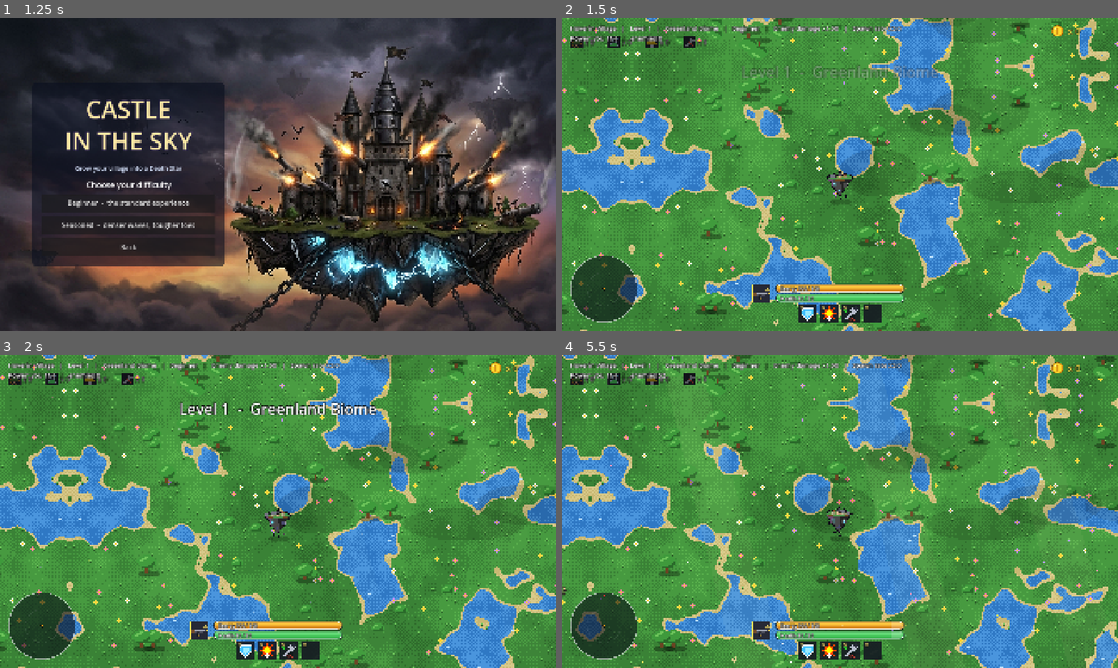
Above: before the commit, frames 1-4 (two rows, left to right).
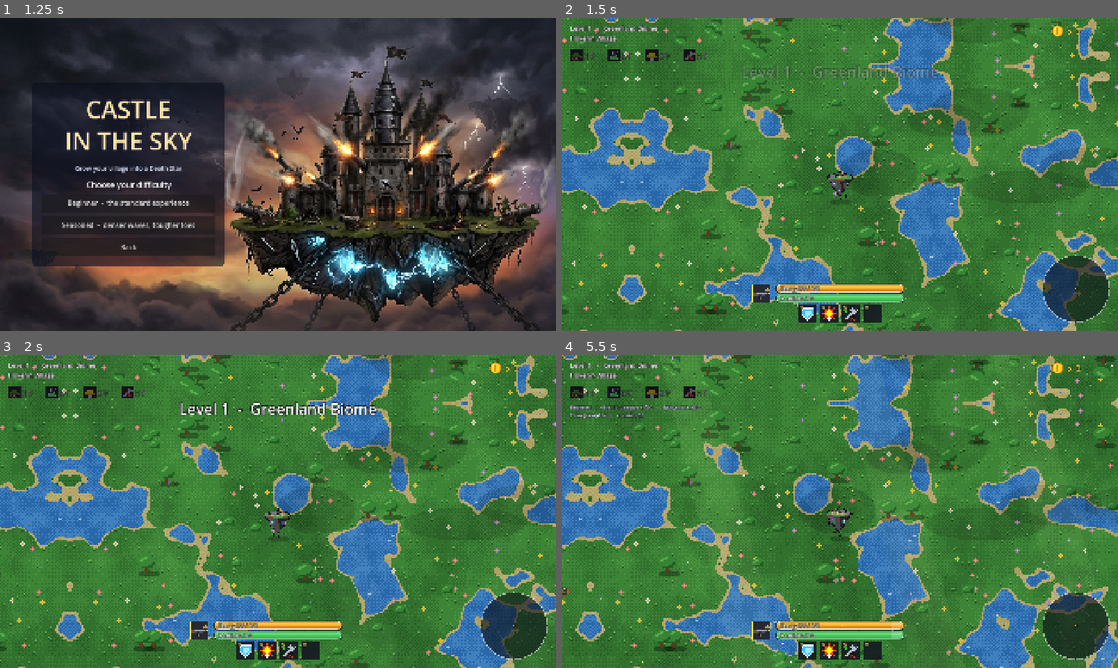
Above: after the commit, the same moments.

Repository: Felankor/adam2d
Game: Godot game, scene res://menu.tscn
The game is run twice, just before and just after one commit, with the same random seed, the same clock (stepped at 60 frames per second) and the same inputs.
Inputs (mouse positions are in pixels of both pictures, inside the frame that each line leads up to):
- Up to frame 1 (1.25 s): click "New Game" at 0.5 s
- Up to frame 2 (1.5 s): click "Beginner - the standard exper…" at 1.25 s
- Up to frame 3 (2 s): no input
- Up to frame 4 (5.5 s): move the mouse to (962, 495) at 2.02 s; hold D (move_right) 2.03-2.75 s; hold I (toggle_info, bound only after the commit) 2.03-2.75 s; click (962, 495) at 2.17 s; tap Tab (open_shop) at 2.27, 2.3, 2.57, 3.8, 5.27, 5.3 s; drag from (728, 527) to (812, 574) at 2.77 s; move the mouse to (895, 442) at 3.52 s; hold D (move_right) 3.53-4.25 s; hold I (toggle_info, bound only after the commit) 3.53-4.25 s; drag from (812, 574) to (673, 464) at 4.27 s; move the mouse to (1006, 558) at 5.02 s; hold A (move_left) from 5.03 s (still down); hold I (toggle_info, bound only after the commit) from 5.03 s (still down)

Frame 1 is identical in both runs. In frame 2, 27% of the frame differs, in the area x 0-100%, y 0-100%; in frame 3, 27%; in frame 4, 29%.

Commit message:
v0.25 Reworks
Laser Gun sound: the beam hit sound is now a soft, low tick instead of the harsh hit noise. One shot that crosses many mobs plays it at most every 80 ms, so it no longer stacks into a screech. I also made the Laser Gun’s fire sound lower and quieter, because its old 2200 Hz tone was very piercing.
Tanks: they now fire every 1.2 s instead of 2.4 s, so twice as often.
Rogue Castle: three now arrive during every level. The first comes 6 s in and the others follow every 10 s. The level only ends once all three are dead.
Rogue Castle health: now 10× what it was (70% of your max HP × 10).
Refugees on the minimap: they now show as green dots when they’re inside the radar circle.
Coins ×10: every kill reward is multiplied by 10, and the “Tax collection” reward gives 10× gold too. The change is a single COIN_MULT constant in main.gd. The “+gold” messages for bosses and Rogue Castles show the multiplied amount.

Diff:
--- a/backdrop.gd
+++ b/backdrop.gd
@@ -20,6 +20,7 @@
 
 func _init() -> void:
 	texture_filter = CanvasItem.TEXTURE_FILTER_NEAREST
+	modulate = Color(0.86, 0.86, 0.86)      # slightly dimmed so units stand out
 
 func _draw() -> void:
 	draw_texture_rect(_texture(), Rect2(Vector2.ZERO, SIZE), false)
@@ -308,30 +309,30 @@
 
 func _hell() -> void:
 	var rock := [_col("1c1216"), _col("2a171b"), _col("3a1d1f"), _col("4d2623")]
-	var glowrock := [_col("5a2a1c"), _col("8a3a1a")]
-	var lava := [_col("d8451a"), _col("f27a1f"), _col("ffd23a")]
+	var glowrock := [_col("3a1d1a"), _col("5a2a1c")]
+	var lava := [_col("b83a16"), _col("d8581c"), _col("f09a2a")]
 	var n1 := _noise(0.012, 3, 1)
 	var n2 := _noise(0.08, 2, 2)
-	var nr := _noise(0.011, 3, 3)
+	var nr := _noise(0.008, 3, 3)
 	for y in H:
 		for x in W:
 			var v := _n01(n1, x, y) * 0.7 + _n01(n2, x, y) * 0.3
 			var r := absf(nr.get_noise_2d(float(x), float(y)))
-			if r < 0.035:
+			if r < 0.02:
 				_px(x, y, _tone(_n01(n2, x, y) * 0.6 + 0.4, lava, x, y))
 				_mark(x, y)
-			elif r < 0.07:
+			elif r < 0.042:
 				_px(x, y, _tone(_n01(n2, x, y), [lava[0], lava[1]], x, y))
 				_mark(x, y)
-			elif r < 0.11:
+			elif r < 0.065:
 				_px(x, y, _tone(_n01(n2, x, y), glowrock, x, y))
 			else:
 				_px(x, y, _tone(v, rock, x, y))
 	# glowing cracks
-	for i in 16:
-		_walk(_ri(5, W - 5), _ri(5, H - 5), _ri(16, 40), _col("e8571c"))
+	for i in 7:
+		_walk(_ri(5, W - 5), _ri(5, H - 5), _ri(14, 30), _col("a8401a"))
 	# ember specks and ash
-	for i in 260:
+	for i in 140:
 		var x := _ri(1, W - 2)
 		var y := _ri(1, H - 2)
 		if _free(x, y):
--- a/base.gd
+++ b/base.gd
@@ -323,6 +323,7 @@
 # Laser Gun: an instant beam that pierces everything on its line.
 func _fire_beam(origin: Vector2, dir: Vector2, dmg: float) -> void:
 	var length := 1700.0
+	Enemy.hit_sound = "laser_hit"       # softer hit sound while the beam damages mobs
 	for node in get_tree().get_nodes_in_group("mobs"):
 		var e := node as Enemy
 		if e == null or e.dead:
@@ -333,6 +334,7 @@
 			continue
 		if absf(rel.cross(dir)) <= e.radius + 4.0:
 			e.take_damage(dmg)
+	Enemy.hit_sound = "hit"
 	for node in get_tree().get_nodes_in_group("bolts"):
 		var b := node as Node2D
 		if b == null:
--- a/boss.gd
+++ b/boss.gd
@@ -263,6 +263,7 @@
 	var s := 1.0 + _scale_pop * 2.0
 	draw_set_transform(Vector2.ZERO, 0.0, Vector2(s, s))
 	draw_circle(Vector2(6, 8), radius + 3.0, Color(0, 0, 0, 0.35))
+	draw_arc(Vector2.ZERO, radius + 10.0, 0.0, TAU, 48, Color(0.75, 0.35, 1.0, 0.9), 4.0)      # purple boss ring
 	match ability:
 		"speed":
 			_draw_garden(radius)
--- a/enemy.gd
+++ b/enemy.gd
@@ -7,6 +7,8 @@
 
 # Space biome: the same units look like ships/drones, move faster and dodge.
 static var space_mode: bool = false
+static var hit_sound: String = "hit"        # Base switches this to "laser_hit" while a beam is applying damage (see _hit_sfx)
+static var _last_laser_hit_ms: int = 0
 const SPEED_SCALE := 1.4    # all hostile mobs move this much faster than their base values (bosses excluded)
 var space: bool = false
 
@@ -63,6 +65,7 @@
 			e.speed = minf(32.0 + lvl * 1.5, 70.0) * GameState.speed_mult()
 			e.damage = 3.0 * dmg_mult
 			e.shoots = true
+			e.shoot_interval = 1.2        # tanks fire twice as often
 			e.shoot_range = randf_range(400.0, 470.0)
 			e._shoot_cd = randf_range(0.5, 1.4)
 			e.armor = 0.35
@@ -322,10 +325,10 @@
 			_hit_reaction(back, 170.0)
 	if armor > 0.0:
 		Fx.spawn(par, "spark", position, Color(0.8, 0.85, 0.95), "", 0.9, 0.3)
-		Sfx.play("block")
+		_hit_sfx("block")
 	else:
 		Fx.spawn(par, "spark", position, Color(1.0, 0.85, 0.3), "", 1.0, 0.35)
-		Sfx.play("hit")
+		_hit_sfx("hit")
 	Fx.spawn(par, "number", position + Vector2(0, -radius - 12.0), Color.WHITE, str(int(ceil(dealt))), 1.0, 0.7)
 	if hp <= 0.0:
 		dead = true
@@ -342,7 +345,26 @@
 func _c(col: Color) -> Color:
 	return col.lerp(Color.WHITE, clampf(_flash / 0.12, 0.0, 1.0) * 0.8)
 
+# A dark disc and a coloured ring under every mob so it stands out on busy maps:
+# red = hostile, green = refugee (do not shoot).
+# Beams cross many mobs at once: they get one soft tick at most every 80 ms instead of the harsh hit sound.
+func _hit_sfx(normal: String) -> void:
+	if hit_sound == "laser_hit":
+		var now := Time.get_ticks_msec()
+		if now - _last_laser_hit_ms > 80:
+			_last_laser_hit_ms = now
+			Sfx.play("laser_hit", -6.0)
+	else:
+		Sfx.play(normal)
+
+func _draw_marker() -> void:
+	var mr := maxf(radius, 12.0) + 5.0
+	var ring := Color(0.4, 1.0, 0.5, 0.9) if is_ally else Color(1.0, 0.25, 0.2, 0.9)
+	draw_circle(Vector2(0, 2), mr, Color(0, 0, 0, 0.42))
+	draw_arc(Vector2(0, 2), mr, 0.0, TAU, 28, ring, 2.5)
+
 func _draw() -> void:
+	_draw_marker()
 	var sgn := -1.0 if cos(_heading) < 0.0 else 1.0
 	var s := 1.0 + _scale_pop * 2.0
 	match kind:
--- a/help_panel.gd
+++ b/help_panel.gd
@@ -51,6 +51,7 @@
 	_key_row("Zoom in / out", "Mouse wheel")
 	_key_row("Pause game", Keybinds.key_text("pause_game"))
 	_key_row("Open shop", Keybinds.key_text("open_shop"))
+	_key_row("Show details", Keybinds.key_text("toggle_info"))
 	_key_row("Skill slot 1 (Barrier)", Keybinds.key_text("skill_1"))
 	_key_row("Skill slot 2 (Overcharge)", Keybinds.key_text("skill_2"))
 	_key_row("Skill slot 3 (Repair: costs gold)", Keybinds.key_text("skill_3"))
--- a/hud.gd
+++ b/hud.gd
@@ -57,9 +57,9 @@
 	_draw_weapon(Vector2(x - 82.0, s.y - 160.0))
 	_draw_helpers()
 
-# Round radar at the bottom left: you (orange) in the middle, enemies red, bosses purple.
+# Round radar at the bottom right: you (orange) in the middle, enemies red, bosses purple.
 func _draw_minimap(s: Vector2) -> void:
-	var c := Vector2(30.0 + MAP_RADIUS, s.y - 30.0 - MAP_RADIUS)
+	var c := Vector2(s.x - 30.0 - MAP_RADIUS, s.y - 30.0 - MAP_RADIUS)
 	var k := MAP_RADIUS / MAP_RANGE
 	draw_circle(c, MAP_RADIUS, Color(0.04, 0.06, 0.09, 0.62))
 	draw_arc(c, MAP_RADIUS * 0.5, 0.0, TAU, 48, Color(1, 1, 1, 0.08), 1.5)
@@ -225,7 +225,7 @@
 	var kinds := ["gunner", "scientist", "engineer", "mechanic"]
 	var counts := [base.gunners, base.scientists, base.engineers, base.mechanics]
 	var x := 28.0
-	var y := 62.0
+	var y := 108.0
 	for i in 4:
 		var kind: String = kinds[i]
 		var n: int = counts[i]
--- a/keybinds.gd
+++ b/keybinds.gd
@@ -3,7 +3,7 @@
 
 # Rebindable actions. Esc (menu), the number keys in the shop and the
 # mouse button are fixed.
-const ORDER := ["move_up", "move_left", "move_down", "move_right", "pause_game", "open_shop", "skill_1", "skill_2", "skill_3", "skill_4"]
+const ORDER := ["move_up", "move_left", "move_down", "move_right", "pause_game", "open_shop", "toggle_info", "skill_1", "skill_2", "skill_3", "skill_4"]
 const LABELS := {
 	"move_up": "Move up",
 	"move_left": "Move left",
@@ -11,6 +11,7 @@
 	"move_right": "Move right",
 	"pause_game": "Pause game",
 	"open_shop": "Open shop",
+	"toggle_info": "Show details",
 	"skill_1": "Skill slot 1",
 	"skill_2": "Skill slot 2",
 	"skill_3": "Skill slot 3",
@@ -23,6 +24,7 @@
 	"move_right": KEY_D,
 	"pause_game": KEY_SPACE,
 	"open_shop": KEY_TAB,
+	"toggle_info": KEY_I,
 	"skill_1": KEY_V,
 	"skill_2": KEY_B,
 	"skill_3": KEY_N,
--- a/loc.gd
+++ b/loc.gd
@@ -9,6 +9,7 @@
 const LANG_NAMES := ["English", "Türkçe"]
 
 const TR := {
+	"Show details": "Ayrıntıları göster",
 	"Not enough gold to repair": "Onarım için yeterli altın yok",
 	"Base repaired  -%d gold": "Kale onarıldı  -%d altın",
 	"Skill slot 3 (Repair: costs gold)": "Yetenek yuvası 3 (Onarım: altın harcar)",
--- a/main.gd
+++ b/main.gd
@@ -49,6 +49,8 @@
 var backdrop: BackdropGrid
 var weather: Weather
 var _mini_pending: bool = false
+var _mini_left: int = 0
+const MINIS_PER_LEVEL := 3
 var _mini_timer: float = 0.0
 var _power_timer: float = 0.0
 var _cam_prev: Vector2 = Vector2.ZERO
@@ -58,6 +60,8 @@
 var hud: Hud
 var vignette: DamageVignette
 var info_label: Label
+var detail_label: Label
+var _show_details: bool = false
 var banner: Label
 var pause_panel: PanelContainer
 var upgrade_menu: UpgradeMenu
@@ -130,6 +134,16 @@
 	info_label.add_theme_constant_override("outline_size", 6)
 	info_label.add_theme_color_override("font_outline_color", Color.BLACK)
 	layer.add_child(info_label)
+
+	# difficulty, enemy damage, spawn rate and PowerScore: hidden until the player presses the details key
+	detail_label = Label.new()
+	detail_label.position = Vector2(28, 168)
+	detail_label.add_theme_font_size_override("font_size", 17)
+	detail_label.add_theme_constant_override("outline_size", 5)
+	detail_label.add_theme_color_override("font_outline_color", Color.BLACK)
+	detail_label.add_theme_color_override("font_color", Color(0.85, 0.9, 1.0))
+	detail_label.visible = false
+	layer.add_child(detail_label)
 
 	notifier = Notifier.new()
 	layer.add_child(notifier)
@@ -275,10 +289,9 @@
 		title = Loc.t("Level %d  -  %s Boss Level") % [level, Loc.t(BIOME_NAMES[biome])]
 		boss_label.text = Loc.t("!!  %s BOSS LEVEL  !!") % Loc.t(BIOME_NAMES[biome]).to_upper()
 	boss_label.visible = _boss_level
-	_mini_pending = level % LEVELS_PER_BIOME == 5      # a rival castle shows up mid-biome
-	if _mini_pending:
-		count = int(count * 0.7)
-		_mini_timer = 6.0
+	_mini_left = MINIS_PER_LEVEL        # three Rogue Castles arrive during every level
+	_mini_pending = true
+	_mini_timer = 6.0
 	to_spawn = count
 	spawn_timer = 1.5
 	_clear_timer = -1.0
@@ -354,8 +367,12 @@
 	if _mini_pending:
 		_mini_timer -= delta
 		if _mini_timer <= 0.0:
-			_mini_pending = false
 			_spawn_mini_boss()
+			_mini_left -= 1
+			if _mini_left <= 0:
+				_mini_pending = false
+			else:
+				_mini_timer = 10.0
 	_power_timer -= delta
 	if _power_timer <= 0.0:
 		_power_timer = 0.5
@@ -818,6 +835,11 @@
 			return
 		_manual_paused = not _manual_paused
 		_update_pause()
+		return
+	if event.is_action_pressed("toggle_info"):
+		get_viewport().set_input_as_handled()
+		_show_details = not _show_details
+		_update_label()
 		return
 	if event.is_action_pressed("open_shop"):
 		get_viewport().set_input_as_handled()
@@ -1001,9 +1023,15 @@
 
 func _update_label() -> void:
 	hud.coins = coins
-	var diff_name: String = GameState.DIFFICULTY_NAMES[GameState.difficulty]
-	var t := "%s   |   %s %d   |   %s   |   %s   |   %s x%.2f   |   %s x%.1f" % [Loc.t(Base.TIER_NAMES[base.tier]), Loc.t("Level"), level, Loc.t(BIOME_NAMES[biome]), Loc.t(diff_name), Loc.t("Enemy damage"), 1.0 + 0.25 * (level - 1), Loc.t("Spawn rate"), _spawn_rate()]
-	t += "\n%s: %s %d   |   %s %d" % [Loc.t("Power"), Loc.t("you"), int(Power.of_base(base)), Loc.t("enemies"), int(Power.field_power(get_tree()))]
+	# always visible: just the level, the region and the castle stage
+	var t := "%s %d   -   %s\n%s" % [Loc.t("Level"), level, Loc.t(BIOME_NAMES[biome]), Loc.t(Base.TIER_NAMES[base.tier])]
 	if _msg != "":
 		t += "\n" + _msg
 	info_label.text = t
+	# on demand (details key): the numbers behind the level
+	detail_label.visible = _show_details
+	if _show_details:
+		var diff_name: String = GameState.DIFFICULTY_NAMES[GameState.difficulty]
+		var d := "%s   |   %s x%.2f   |   %s x%.1f" % [Loc.t(diff_name), Loc.t("Enemy damage"), 1.0 + 0.25 * (level - 1), Loc.t("Spawn rate"), _spawn_rate()]
+		d += "\n%s: %s %d   |   %s %d" % [Loc.t("Power"), Loc.t("you"), int(Power.of_base(base)), Loc.t("enemies"), int(Power.field_power(get_tree()))]
+		detail_label.text = d
--- a/mini_boss.gd
+++ b/mini_boss.gd
@@ -11,6 +11,7 @@
 signal announce(text: String, icon: String)
 
 const POWER_RATIO := 0.7
+const HP_MULT := 10.0                # Rogue Castles are 10x tougher than the plain 70% copy
 const BEAM_CHARGE := 0.7
 const STYLES := ["bullet", "shell", "rocket", "bullet"]
 const SPEEDS := [700.0, 340.0, 380.0, 700.0]
@@ -49,7 +50,7 @@
 	m.kind = "minicastle"
 	m.tier = b.tier
 	m.weapon_tier = b.weapon_tier
-	m.max_hp = b.max_hp * POWER_RATIO
+	m.max_hp = b.max_hp * POWER_RATIO * HP_MULT
 	m.hp = m.max_hp
 	m.max_energy = b.max_energy
 	m.energy = b.max_energy
--- a/sfx.gd
+++ b/sfx.gd
@@ -154,7 +154,9 @@
 		"rocket_boom":
 			d = _mix(_noise(0.45, 0.65, 0.8), _tone(130.0, 35.0, 0.45, 0.5, 0))
 		"laser":
-			d = _mix(_tone(2200.0, 500.0, 0.15, 0.28, 0), _tone(3000.0, 900.0, 0.1, 0.12, 0))
+			d = _mix(_tone(900.0, 350.0, 0.15, 0.2, 0), _tone(1300.0, 500.0, 0.1, 0.07, 0))
+		"laser_hit":
+			d = _tone(420.0, 260.0, 0.05, 0.1, 0)      # a soft, low tick (the old hit sound was harsh)
 		"tank_fire":
 			d = _mix(_tone(160.0, 60.0, 0.22, 0.5, 1), _noise(0.15, 0.4, 0.6))
 		"beam_charge":
--- a/upgrade_menu.gd
+++ b/upgrade_menu.gd
@@ -77,6 +77,9 @@
 		card_title.horizontal_alignment = HORIZONTAL_ALIGNMENT_CENTER
 		card_title.add_theme_font_size_override("font_size", 26)
 		card_title.mouse_filter = Control.MOUSE_FILTER_IGNORE
+		card_title.autowrap_mode = TextServer.AUTOWRAP_WORD_SMART
+		card_title.custom_minimum_size = Vector2(280, 0)
+		card_title.size_flags_horizontal = Control.SIZE_FILL
 		col.add_child(card_title)
 		var desc := Label.new()
 		desc.text = str(opt["desc"])
@@ -84,6 +87,9 @@
 		desc.add_theme_font_size_override("font_size", 18)
 		desc.add_theme_color_override("font_color", Color(0.78, 0.8, 0.88))
 		desc.mouse_filter = Control.MOUSE_FILTER_IGNORE
+		desc.autowrap_mode = TextServer.AUTOWRAP_WORD_SMART      # long (e.g. Turkish) text wraps inside the card
+		desc.custom_minimum_size = Vector2(280, 0)
+		desc.size_flags_horizontal = Control.SIZE_FILL
 		col.add_child(desc)
 		_row.add_child(b)
 		_ids.append(opt["id"])
Not shown, added: petek_bomb.gd.uid
Not shown, added: pixel_castle.gd.uid
